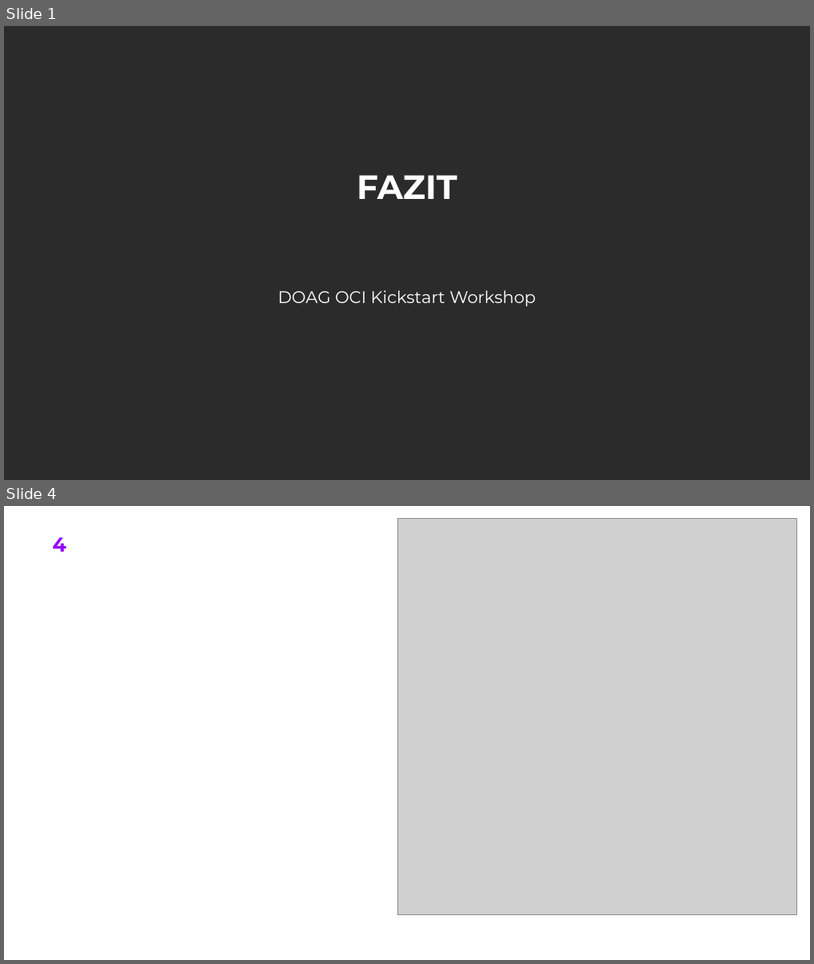
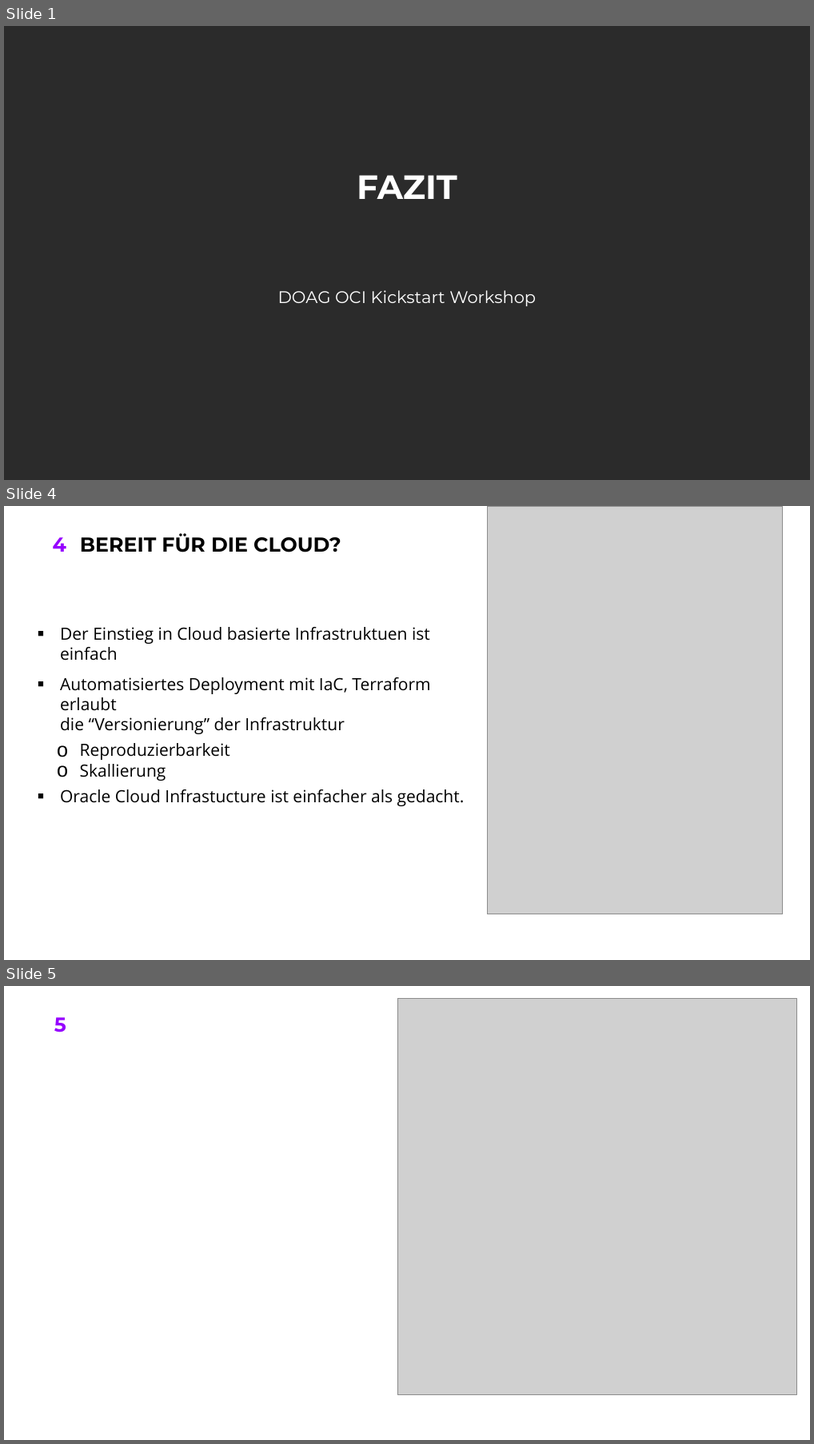
Before and after one commit to oehrlis/doag2022, a slide deck: ppt/04_Fazit.pptx. Shown one above the other, each under a label of ours: slides 1 and 4 before the commit, slides 1, 4 and 5 after it; the slides between them are not shown. The pictures are 814x964 and 814x1444 pixels, drawn with LibreOffice and Linux fonts; fonts in the diff are those of the drawing; grey boxes stand for pictures; background and template pictures are left out; a plain dark background stands for a picture behind light text. Boxes give left, top, right and bottom in pixels: in the first picture for what was removed or moved away, otherwise in the second. Text is boxed around its words. In the diff, an @@ line names an element or a change of style, - is before the commit and + after.

```diff
--- a/ppt/04_Fazit.pptx
+++ b/ppt/04_Fazit.pptx
@@ slide 4 added at (x1=4, y1=506, x2=810, y2=960), background #FFFFFF; not listed: 1 template element that a slide beside it also shows @@
@@ picture added at (x1=488, y1=506, x2=784, y2=914) @@
@@ title added at (x1=80, y1=533, x2=341, y2=552), 24 pt, text #000000, bold @@
+BEREIT FÜR DIE CLOUD?
@@ text added at (x1=60, y1=627, x2=465, y2=806), 20 pt, text #000000 @@
+▪ Der Einstieg in Cloud basierte Infrastruktuen ist einfach
+▪ Automatisiertes Deployment mit IaC, Terraform erlaubt
+  die “Versionierung” der Infrastruktur
+  o Reproduzierbarkeit
+  o Skallierung
+▪ Oracle Cloud Infrastucture ist einfacher als gedacht.
@@ what was slide 4 is now slide 5 @@
@@ page number at (x1=54, y1=1017, x2=66, y2=1032): text changed @@
-4
+5
```
Also in this commit, not shown: 2 other slides added, 3 slides removed.
